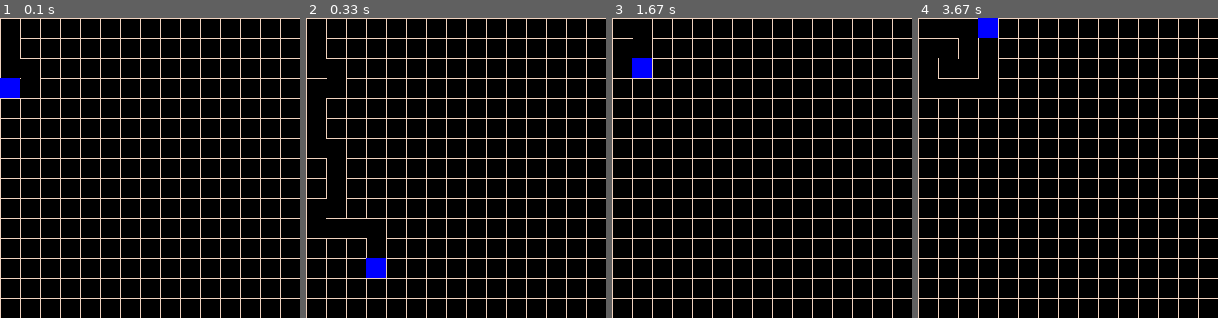
Above: before the commit, frames 1-4 (left to right).
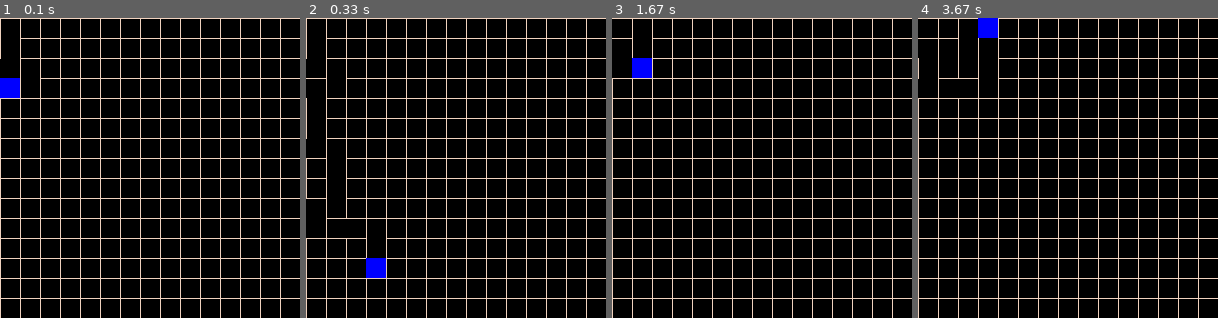
Above: after the commit, the same moments.

Repository: vicdenz/maze-generator-pygame
Game: pygame game, started from maze.py
Same seed, same stepped clock (60 frames per second), same inputs: the game is played once before the commit and once after it.
Inputs:
- Up to frame 1 (0.1 s): no input
- Up to frame 2 (0.33 s): no input
- Up to frame 3 (1.67 s): tap Space at 0.33, 0.73, 1.03, 1.23, 1.57 s
- Up to frame 4 (3.67 s): tap Space at 1.87, 2.07, 2.37, 2.63, 2.97, 3.27, 3.4 s
The pictures show only the part of the screen within x 0-50%, y 0-50%; the shares and areas given below are measured in that part.

The runs differ from the first frame. In frame 1, less than 0.1% of the frame differs, in the area x 0-7%, y 13-27%; in frame 2, 0.2%, in the area x 0-21%, y 13-74%; in frame 3, 0.1%; in frame 4, 0.2%.

Commit message:
Final github update

Diff:
--- a/maze.py
+++ b/maze.py
@@ -22,45 +22,65 @@
     def visit(self):
         self.visited = True
 
+    def get_pos(self):
+        return self.x*self.size, self.y*self.size
+
     def draw(self, screen):
-        draw_x = self.x*self.size
-        draw_y = self.y*self.size
+        draw_x, draw_y = self.get_pos()
 
         if self.walls[N]:
-            pygame.draw.line(screen, self.color, (draw_x, draw_y), (draw_x+self.size, draw_y))
+            a, b = Cell.direction_to_coord(N, draw_x, draw_y, self.size)
+            pygame.draw.line(screen, self.color, a, b)
         if self.walls[W]:
-            pygame.draw.line(screen, self.color, (draw_x+self.size, draw_y), (draw_x+self.size, draw_y+self.size))
+            a, b = Cell.direction_to_coord(W, draw_x, draw_y, self.size)
+            pygame.draw.line(screen, self.color, a, b)
         if self.walls[S]:
-            pygame.draw.line(screen, self.color, (draw_x, draw_y+self.size), (draw_x+self.size, draw_y+self.size))
+            a, b = Cell.direction_to_coord(S, draw_x, draw_y, self.size)
+            pygame.draw.line(screen, self.color, a, b)
         if self.walls[E]:
-            pygame.draw.line(screen, self.color, (draw_x, draw_y), (draw_x, draw_y+self.size))
+            a, b = Cell.direction_to_coord(E, draw_x, draw_y, self.size)
+            pygame.draw.line(screen, self.color, a, b)
+
+    @staticmethod
+    def direction_to_coord(dir, x, y, size):
+        if dir == N:
+            return [[x, y], [x+size, y]]
+        if dir == W:
+            return [[x, y], [x, y+size]]
+        if dir == S:
+            return [[x, y+size], [x+size, y+size]]
+        if dir == E:
+            return [[x+size, y], [x+size, y+size]]
+
+    def __str__(self):
+        return f"{self.x}, {self.y}, {self.size}, {self.visited}, {self.walls}"
 
 def interative_maze(cx, cy, grid):
     path = {(cx, cy): 0}
 
     while len(path) != 0:
-            adjacent = [N, S, E, W]
-            random.shuffle(adjacent)
+        adjacent = [N, S, E, W]
+        random.shuffle(adjacent)
 
-            for adj in adjacent:
-                nx, ny = next_coord(cx, cy, adj)
+        for adj in adjacent:
+            nx, ny = next_coord(cx, cy, adj)
 
-                if 0 <= ny < len(grid) and 0 <= nx < len(grid[ny]) and not grid[ny][nx].visited:
-                    # num_of_walls = 0
-                    # for wall in grid[ny][nx].walls:
-                    #     if wall:
-                    #         num_of_walls += 1
-                    # if num_of_walls > 3:
-                    if grid[ny][nx].walls.count(True) > 3:
-                        grid[cy][cx].visit()
-                        grid[cy][cx].walls[adj] = False
-                        grid[ny][nx].walls[opposite[adj]] = False
-                        path[(cx, cy)] = (nx, ny)
-                        cx, cy = nx, ny
-                        break
-            else:
-                cx, cy = list(path.values())[-1]
-                path.popitem()
+            if 0 <= ny < len(grid) and 0 <= nx < len(grid[ny]) and not grid[ny][nx].visited:
+                # num_of_walls = 0
+                # for wall in grid[ny][nx].walls:
+                #     if wall:
+                #         num_of_walls += 1
+                # if num_of_walls > 3:
+                if grid[ny][nx].walls.count(True) > 3:
+                    grid[cy][cx].visit()
+                    grid[cy][cx].walls[adj] = False
+                    grid[ny][nx].walls[opposite[adj]] = False
+                    path[(cx, cy)] = (nx, ny)
+                    cx, cy = nx, ny
+                    break
+        else:
+            cx, cy = list(path.values())[-1]
+            path.popitem()
 
 def recursive_maze(cx, cy, grid):
     adjacent = [N, S, E, W]
@@ -112,7 +132,7 @@
     size = 20
 
     screen = pygame.display.set_mode((width, height))
-    pygame.display.set_caption("RayCasting")
+    pygame.display.set_caption("Maze Generator")
 
     clock = pygame.time.Clock()
 
